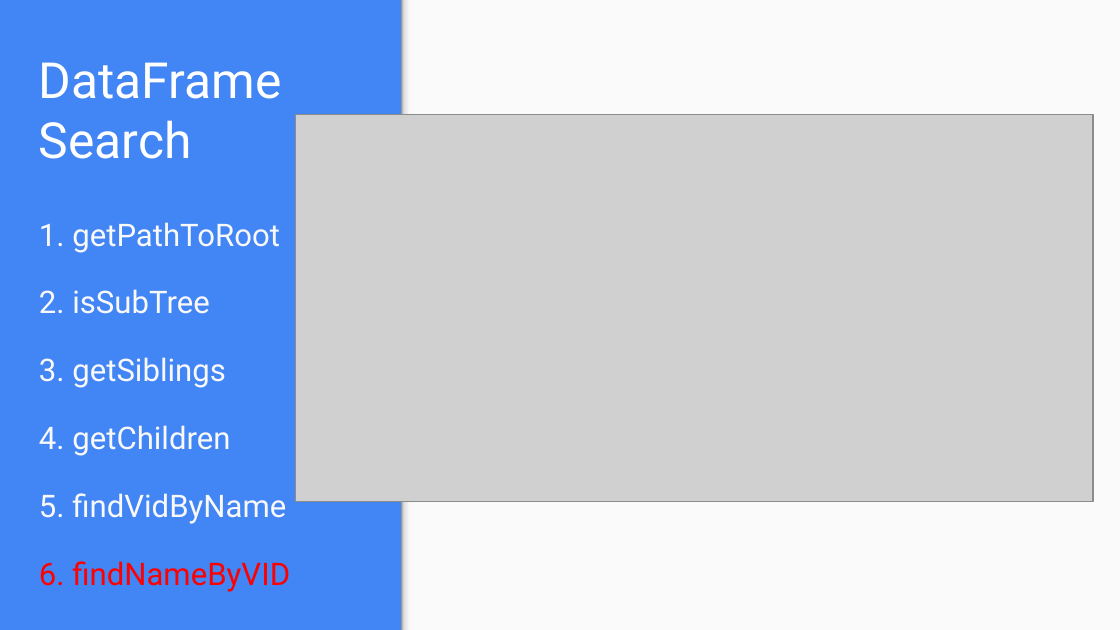
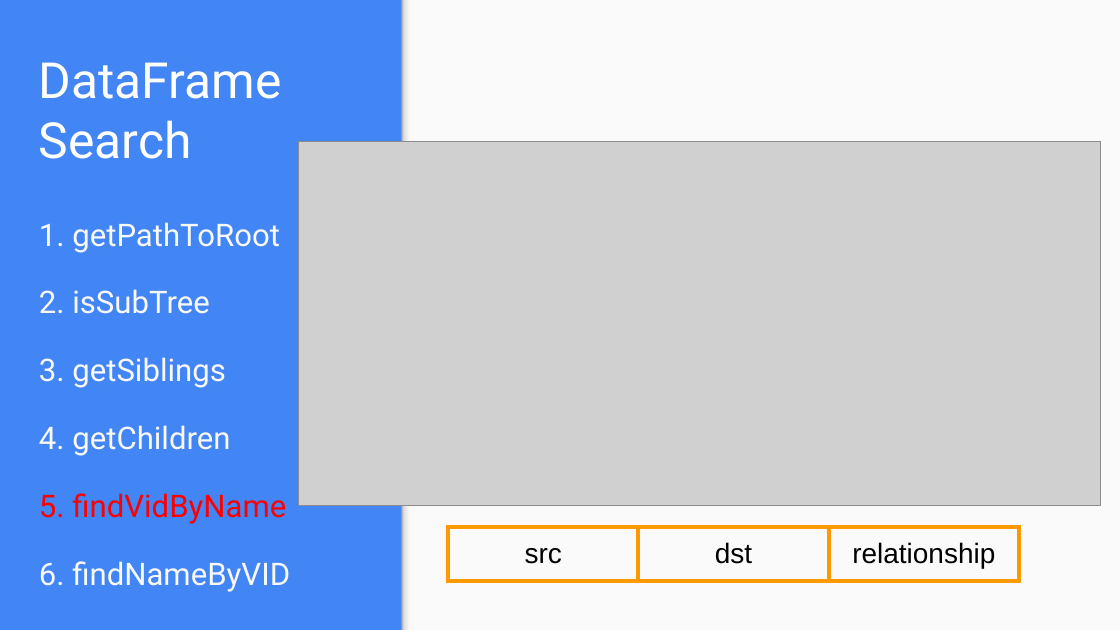
Before and after one commit to Houzl/CSYE7200FinalProject, a slide deck: slide 21 of CSYE7200 Scala Final Presentation Slides.pptx (slide 22 before the commit). Drawn at 1120x630 pixels with LibreOffice and Linux fonts; fonts in the diff are those of the drawing; grey boxes stand for pictures. Boxes give left, top, right and bottom in pixels: in the first picture for what was removed or moved away, otherwise in the second. Text is boxed around its words. In the diff, an @@ line names an element or a change of style, - is before the commit and + after.

```diff
--- a/CSYE7200 Scala Final Presentation Slides.pptx
+++ b/CSYE7200 Scala Final Presentation Slides.pptx
@@ picture: place and size @@
-picture at (296,114,1093,502)
+picture at (299,142,1101,506)
@@ text at (39,493,290,592): text colour #F9F9F9 to #FF0000 in "5. findVidByName"; text colour #FF0000 to #F9F9F9 in "6. findNameByVID" @@
@@ table added at (448,528,1019,584), 1 rows, 3 columns @@
+src | dst | relationship
```
Also in this commit, not shown: 17 other slides changed, 1 slide added.
